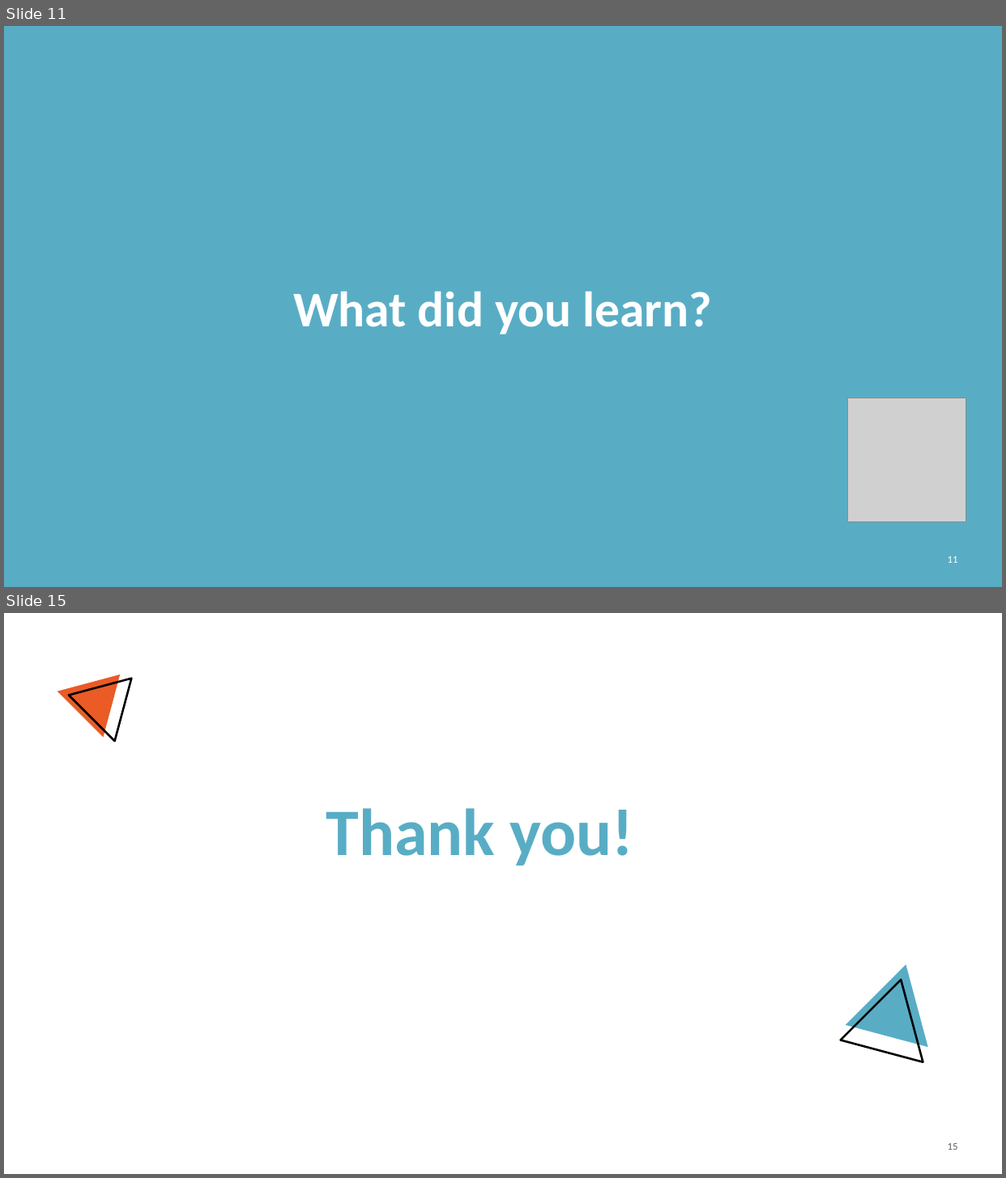
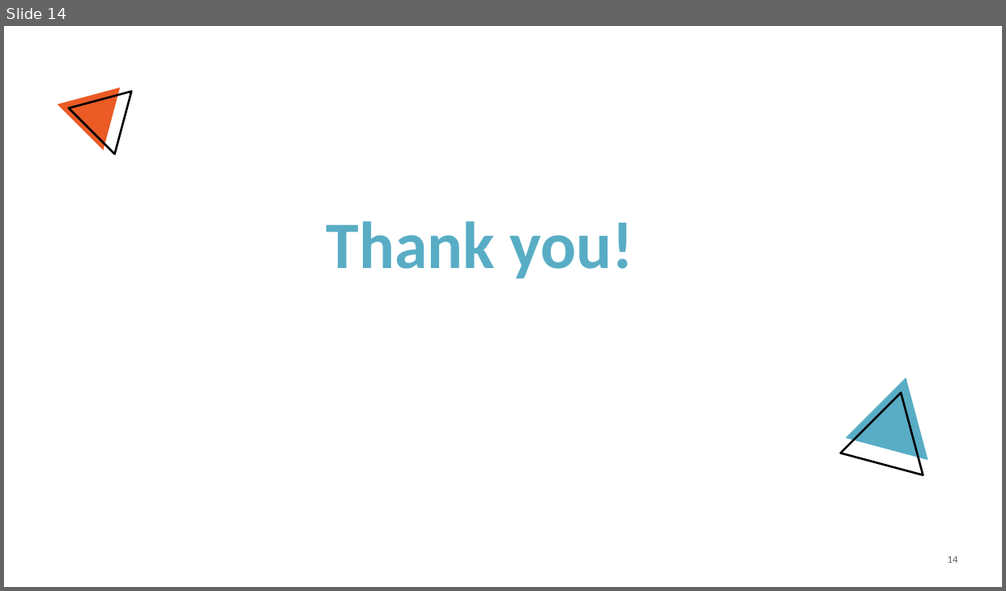
Before and after one commit to gwillcoding/ML_project, a slide deck: Project_presentation.pptx. Shown one above the other, each under a label of ours: slides 11 and 15 before the commit, slide 14 after it; the slides between them are not shown. The pictures are 1006x1178 and 1006x591 pixels, drawn with LibreOffice and Linux fonts; fonts in the diff are those of the drawing; grey boxes stand for pictures; background and template pictures are left out. Boxes give left, top, right and bottom in pixels: in the first picture for what was removed or moved away, otherwise in the second. Text is boxed around its words. In the diff, an @@ line names an element or a change of style, - is before the commit and + after.

```diff
--- a/Project_presentation.pptx
+++ b/Project_presentation.pptx
@@ slide 11 removed at (4,26,1002,587), background #FFFFFF @@
@@ rectangle removed at (4,26,1002,587) @@
@@ title removed at (293,292,712,335) @@
-What did you learn?
@@ picture removed at (847,399,966,522) @@
@@ page number removed at (948,557,958,563) @@
-11
@@ what was slide 15 is now slide 14 @@
@@ page number at (948,557,958,563): text changed @@
-15
+14
```
Also in this commit, not shown: 10 slides changed, 3 slides added, 3 other slides removed, 2 other files.
